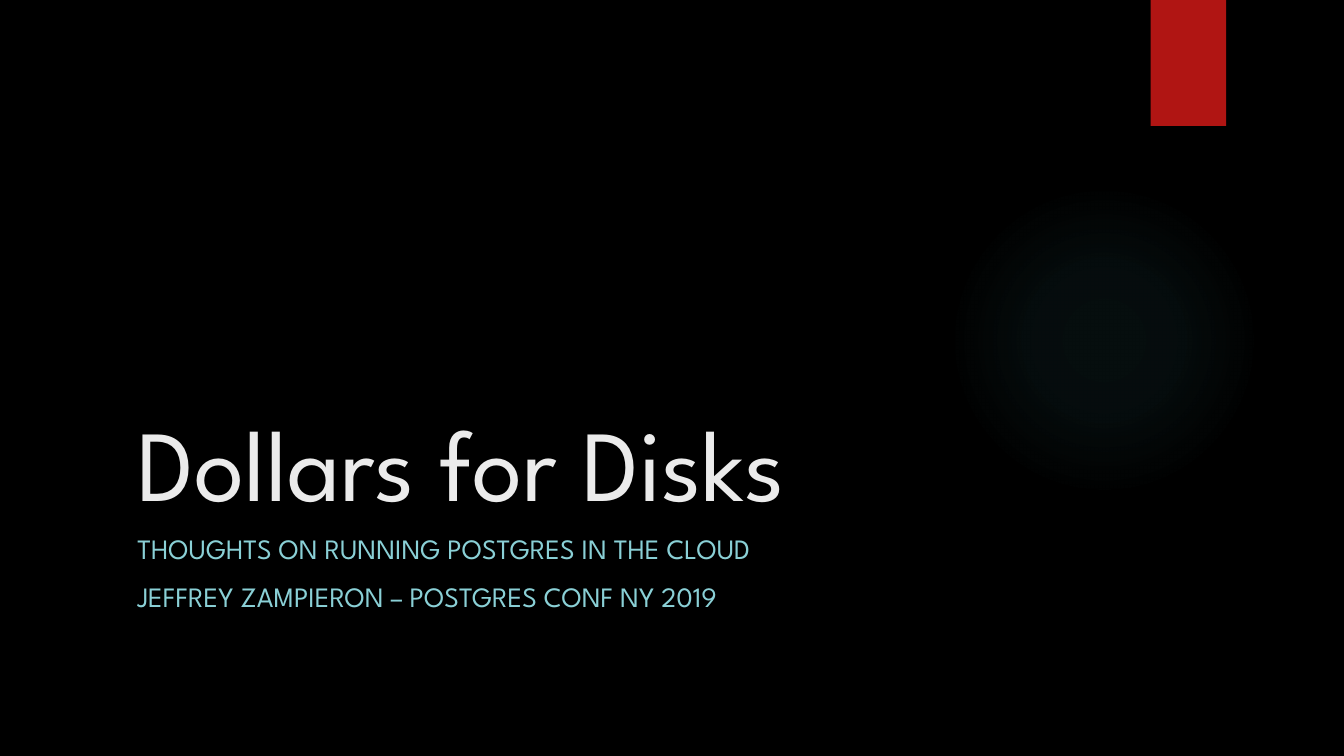
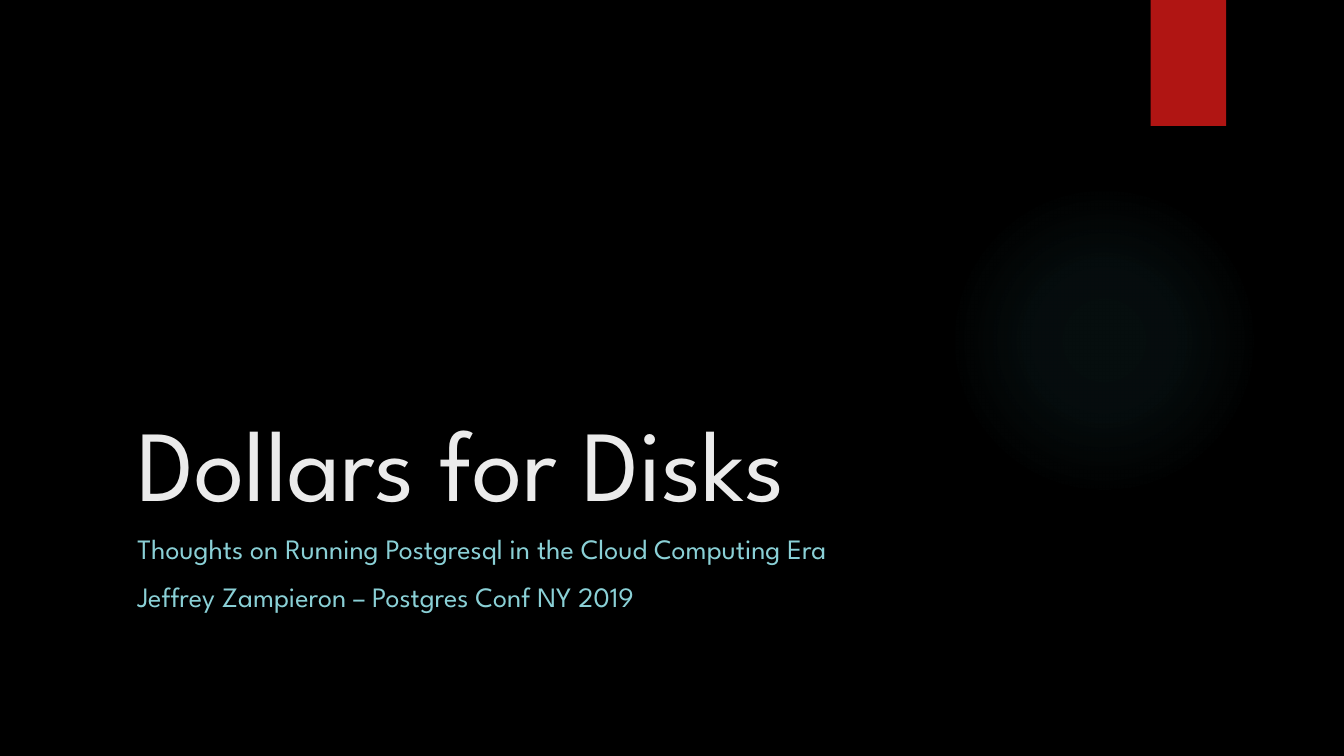
Before and after one commit to jzampieron/pgconf2019, a slide deck: slide 1 of presentation/JZ_PGConf2019.pptx. Drawn at 1344x756 pixels with LibreOffice and Linux fonts; fonts in the diff are those of the drawing; background and template pictures are left out. Boxes give left, top, right and bottom in pixels: in the first picture for what was removed or moved away, otherwise in the second. Text is boxed around its words. In the diff, an @@ line names an element or a change of style, - is before the commit and + after.

Commit message:
Add draft 0 of presentation

```diff
--- a/presentation/JZ_PGConf2019.pptx
+++ b/presentation/JZ_PGConf2019.pptx
@@ subtitle at (137, 539, 826, 613): text changed @@
-THOUGHTS ON RUNNING POSTGRES IN THE CLOUD
-JEFFREY ZAMPIERON – POSTGRES CONF NY 2019
+Thoughts on Running Postgresql in the Cloud Computing Era
+Jeffrey Zampieron – Postgres Conf NY 2019
```
Also in this commit, not shown: 2 other slides changed, 18 slides added, 1 slide removed.
